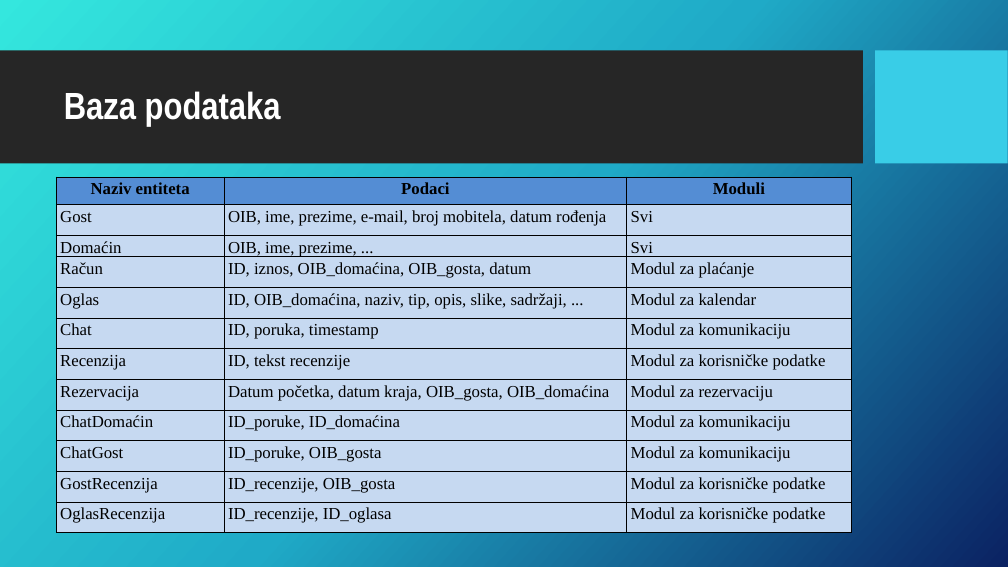
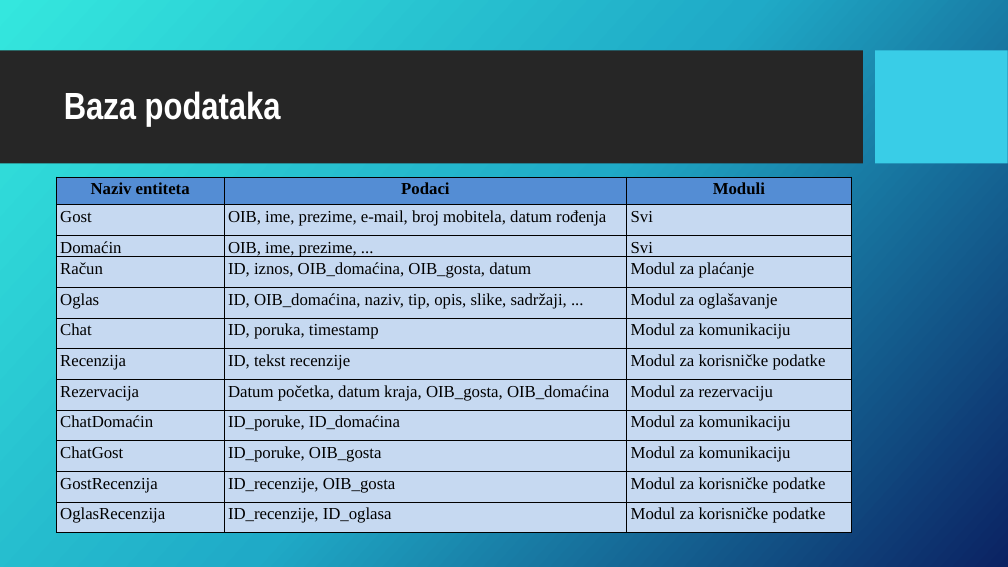
Before and after one commit to f0dor/Programsko-Inzenjerstvo, a slide deck: slide 5 of OkvirZaModeliranje.pptx. Drawn at 1008x567 pixels with LibreOffice and Linux fonts; fonts in the diff are those of the drawing; background and template pictures are left out. Boxes give left, top, right and bottom in pixels: in the first picture for what was removed or moved away, otherwise in the second. Text is boxed around its words. In the diff, an @@ line names an element or a change of style, - is before the commit and + after.

Commit message:
mala izmjena

```diff
--- a/OkvirZaModeliranje.pptx
+++ b/OkvirZaModeliranje.pptx
@@ table at (56,177,851,532) @@
-row 5, column 3: Modul za kalendar
+row 5, column 3: Modul za oglašavanje
```
